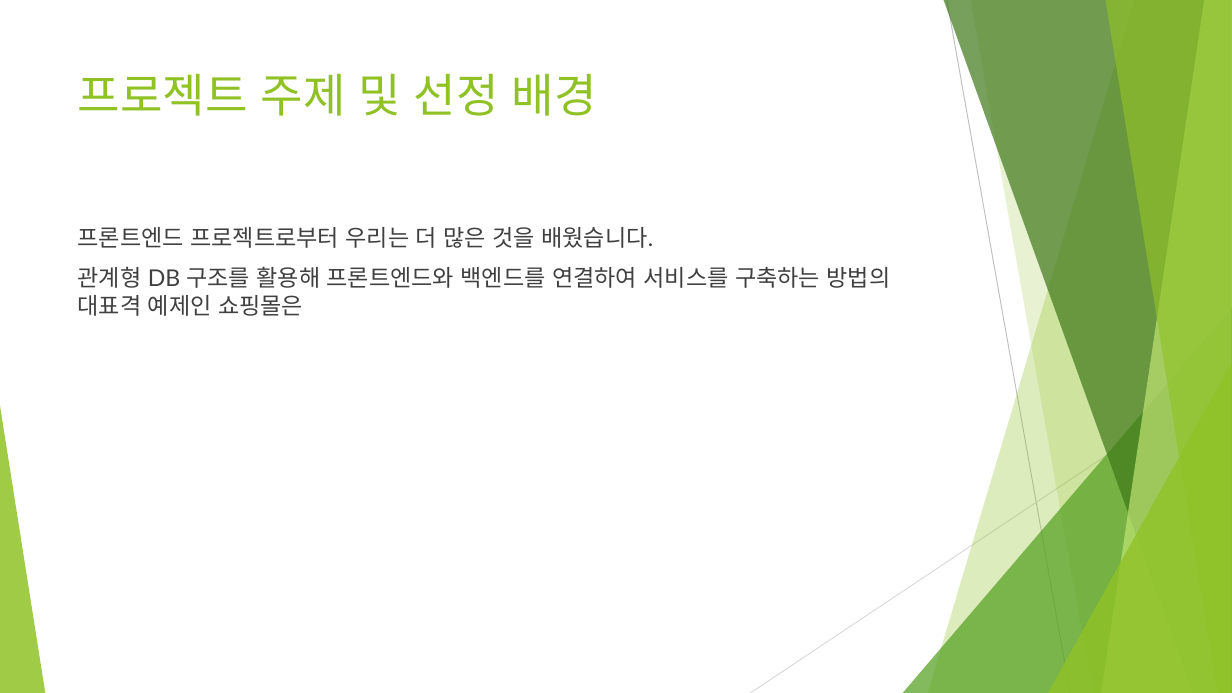
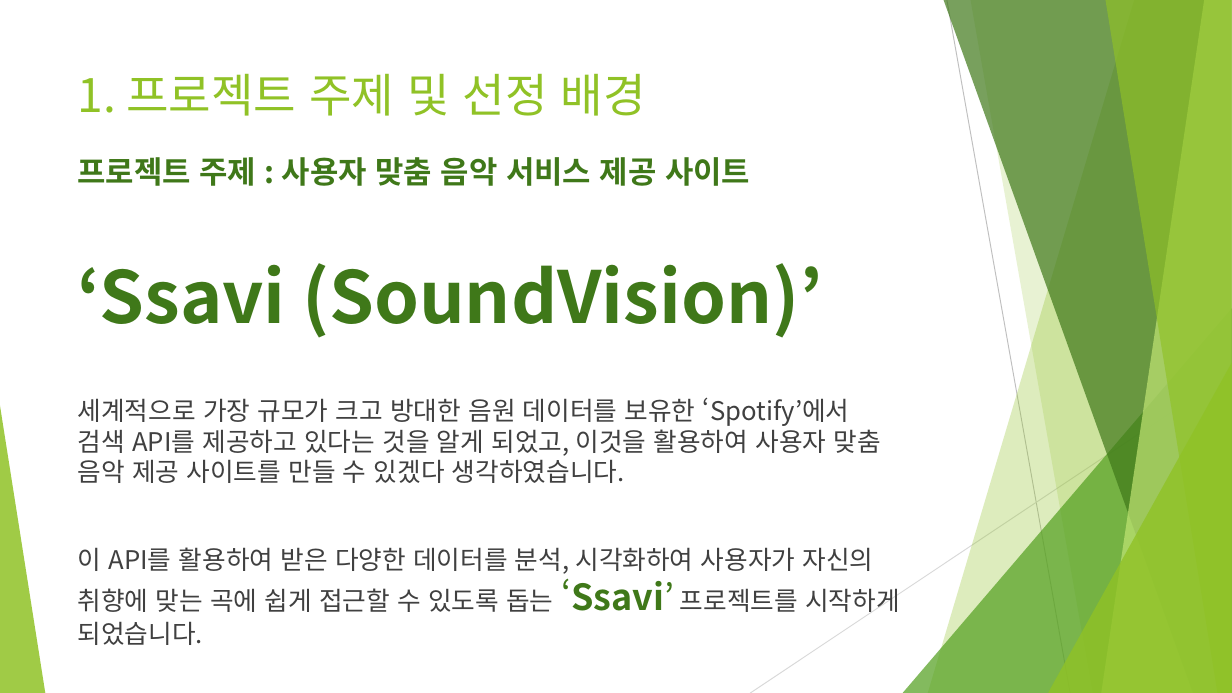
Before and after one commit to luenarstery04/Team3-Project, a slide deck: slide 3 of 3조 프로젝트 노트/3조 시커머스 발표자료.pptx (slide 2 before the commit). Drawn at 1232x693 pixels with LibreOffice and Linux fonts; fonts in the diff are those of the drawing. Boxes give left, top, right and bottom in pixels: in the first picture for what was removed or moved away, otherwise in the second. Text is boxed around its words. In the diff, an @@ line names an element or a change of style, - is before the commit and + after.

```diff
--- a/3조 프로젝트 노트/3조 시커머스 발표자료.pptx
+++ b/3조 프로젝트 노트/3조 시커머스 발표자료.pptx
@@ title at bbox=[78, 73, 646, 116]: text changed; font Lato to Noto Sans CJK KR @@
-프로젝트 주제 및 선정 배경
+1. 프로젝트 주제 및 선정 배경
@@ text at bbox=[78, 157, 900, 645]: text changed; size 18 to 20 pt; font Lato to Noto Sans CJK KR @@
-프론트엔드 프로젝트로부터 우리는 더 많은 것을 배웠습니다.
-관계형 DB 구조를 활용해 프론트엔드와 백엔드를 연결하여 서비스를 구축하는 방법의 대표격 예제인 쇼핑몰은
+프로젝트 주제 : 사용자 맞춤 음악 서비스 제공 사이트
+‘Ssavi (SoundVision)’
+세계적으로 가장 규모가 크고 방대한 음원 데이터를 보유한 ‘Spotify’에서 검색 API를 제공하고 있다는 것을 알게 되었고, 이것을 활용하여 사용자 맞춤 음악 제공 사이트를 만들 수 있겠다 생각하였습니다.
+이 API를 활용하여 받은 다양한 데이터를 분석, 시각화하여 사용자가 자신의 취향에 맞는 곡에 쉽게 접근할 수 있도록 돕는 ‘Ssavi’ 프로젝트를 시작하게 되었습니다.
```
Also in this commit, not shown: 2 other slides changed, 10 slides added, 57 other files.
